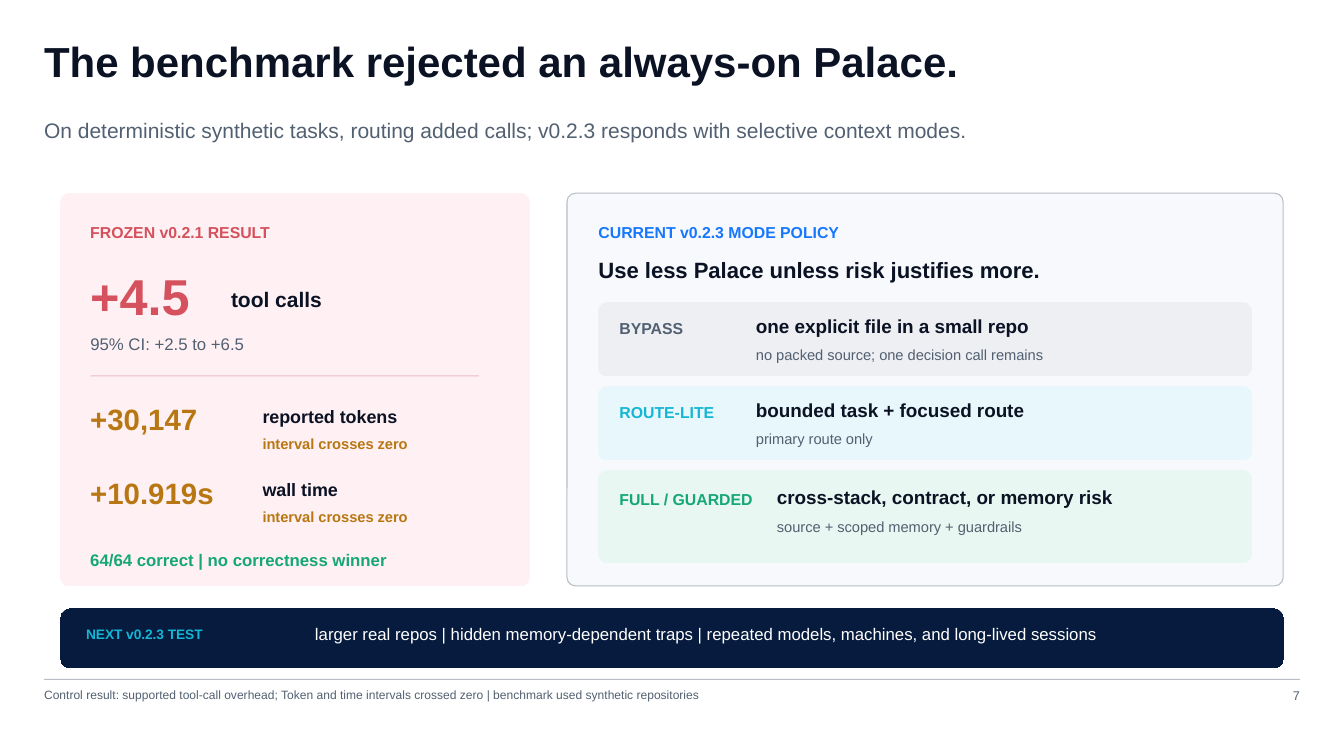
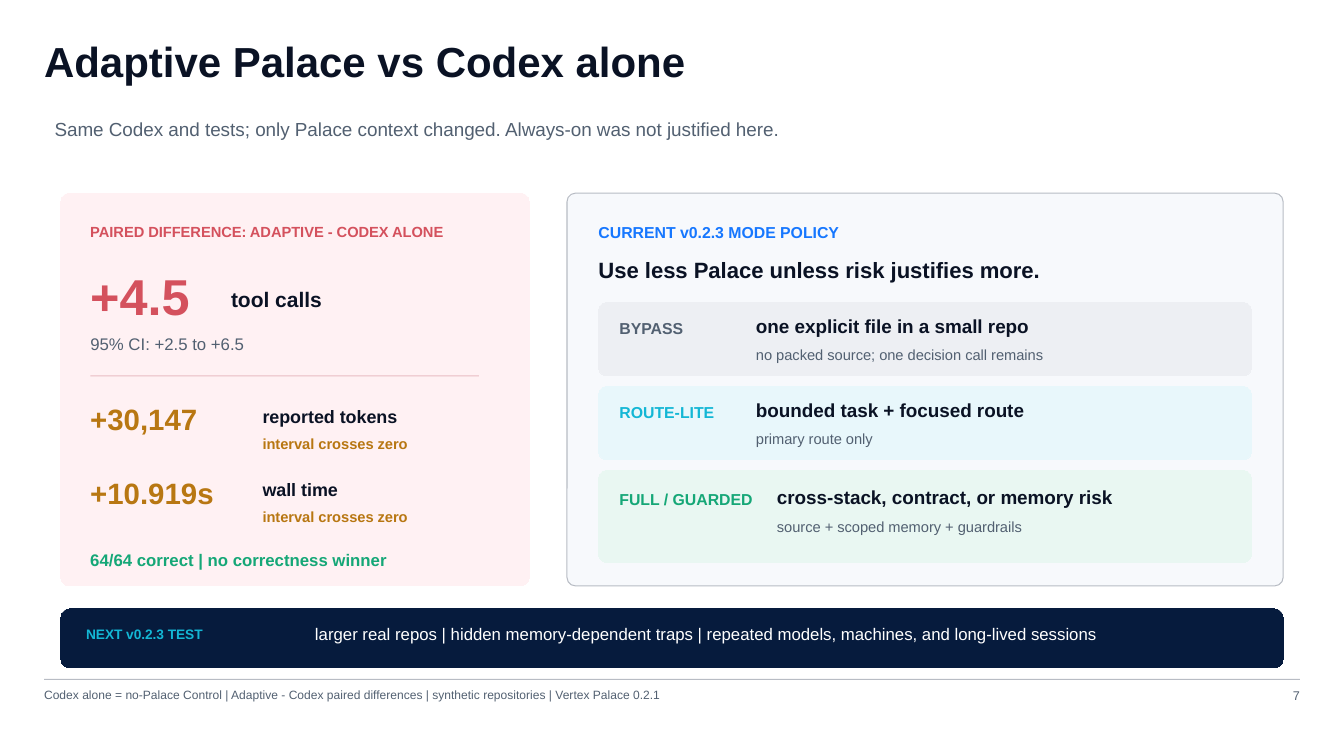
Before and after one commit to lohchanhin/vertex-palace, a slide deck: slide 7 of outputs/vertex-palace-build-week-demo.pptx. Drawn at 1344x756 pixels with LibreOffice and Linux fonts; fonts in the diff are those of the drawing. Boxes give left, top, right and bottom in pixels: in the first picture for what was removed or moved away, otherwise in the second. Text is boxed around its words. In the diff, an @@ line names an element or a change of style, - is before the commit and + after.

Commit message:
docs: make Codex baseline explicit in benchmark

```diff
--- a/outputs/vertex-palace-build-week-demo.pptx
+++ b/outputs/vertex-palace-build-week-demo.pptx
@@ text at box(44, 46, 686, 86): text changed @@
-The benchmark rejected an always-on Palace.
+Adaptive Palace vs Codex alone
@@ text at box(55, 122, 779, 140): text changed; size 15 to 13.5 pt @@
-On deterministic synthetic tasks, routing added calls; v0.2.3 responds with selective context modes.
+Same Codex and tests; only Palace context changed. Always-on was not justified here.
@@ text at box(90, 227, 443, 237): text changed; size 11.2 to 10.5 pt @@
-FROZEN v0.2.1 RESULT
+PAIRED DIFFERENCE: ADAPTIVE - CODEX ALONE
@@ text at box(44, 690, 660, 702): text changed @@
-Control result: supported tool-call overhead; Token and time intervals crossed zero | benchmark used synthetic repositories
+Codex alone = no-Palace Control | Adaptive - Codex paired differences | synthetic repositories | Vertex Palace 0.2.1
```
Also in this commit, not shown: 1 other slide changed, 1 other file.
